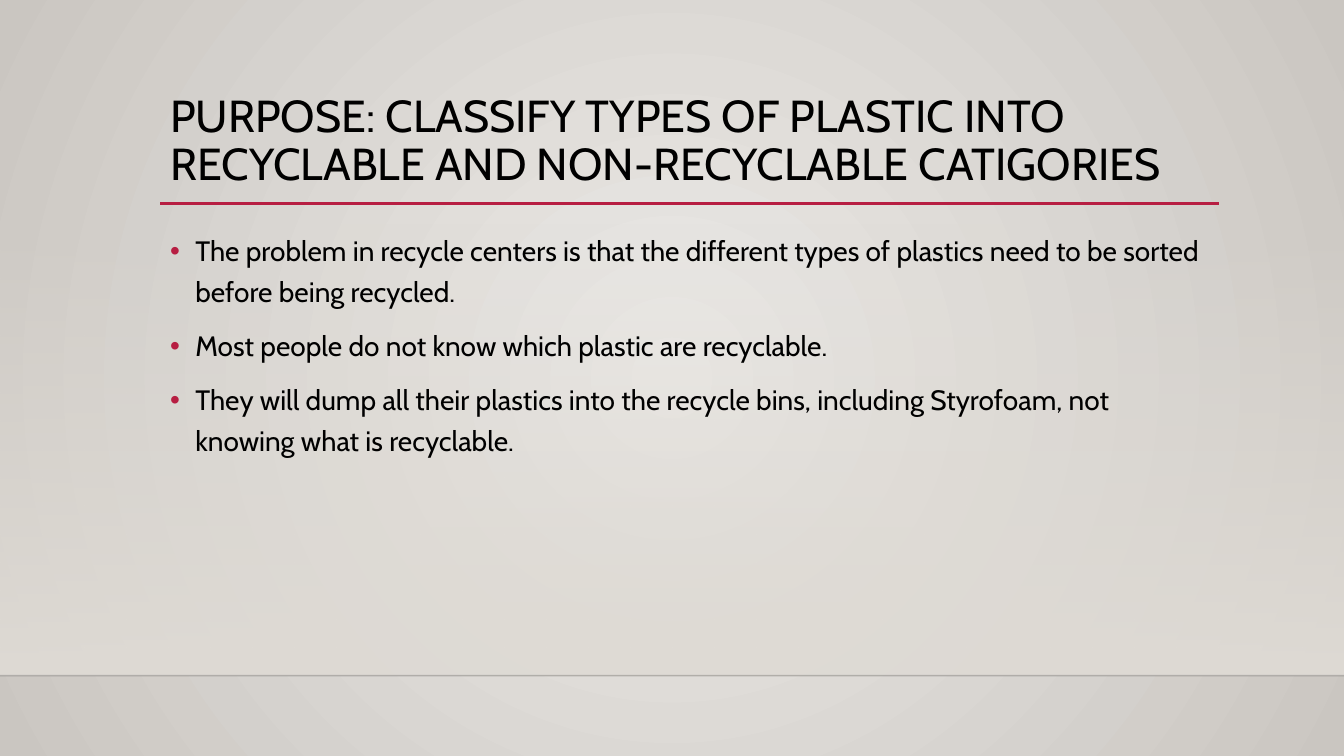
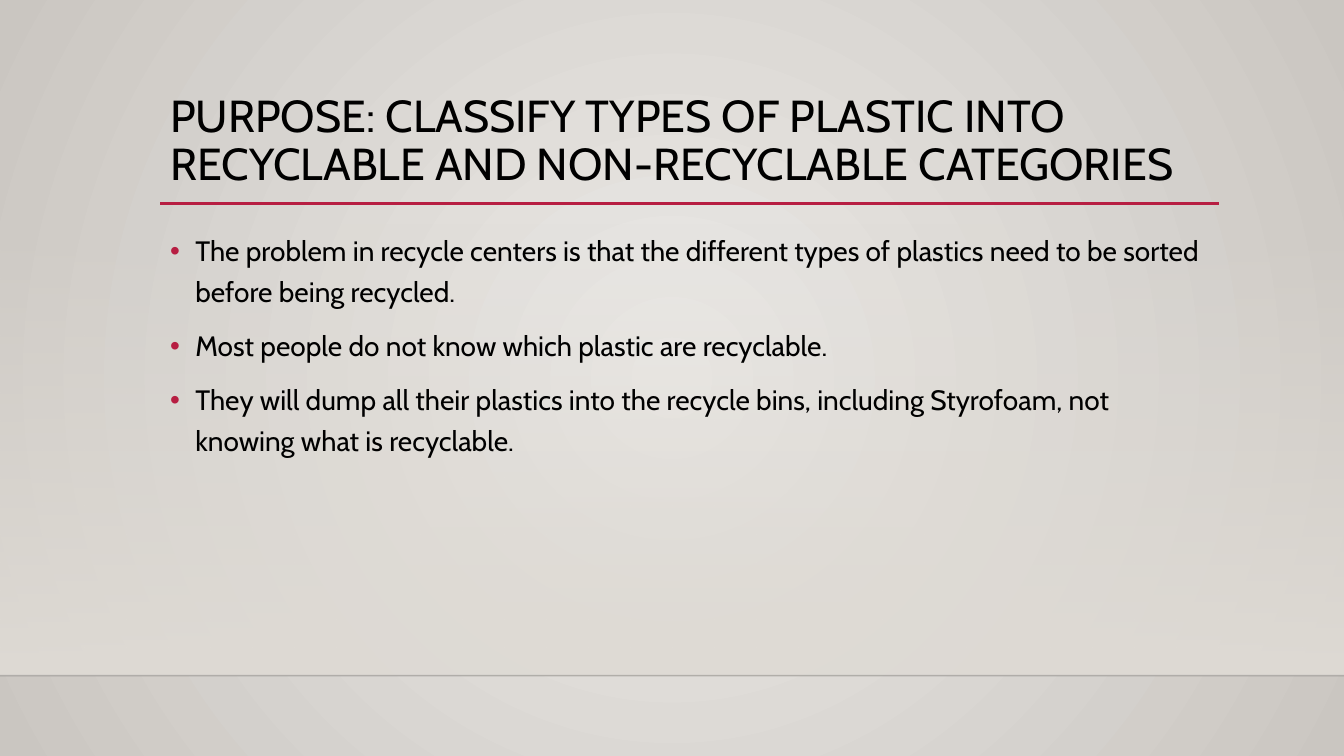
Before and after one commit to dmulder/CS6470_final, a slide deck: slide 2 of Final Project.pptx. Drawn at 1344x756 pixels with LibreOffice and Linux fonts; fonts in the diff are those of the drawing; background and template pictures are left out. Boxes give left, top, right and bottom in pixels: in the first picture for what was removed or moved away, otherwise in the second. Text is boxed around its words. In the diff, an @@ line names an element or a change of style, - is before the commit and + after.

```diff
--- a/Final Project.pptx
+++ b/Final Project.pptx
@@ title at bbox=[170, 100, 1173, 181]: text changed @@
-PURPOSE: CLASSIFY TYPES OF PLASTIC INTO RECYCLABLE AND NON-RECYCLABLE CATIGORIES
+PURPOSE: CLASSIFY TYPES OF PLASTIC INTO RECYCLABLE AND NON-RECYCLABLE CATEGORIES
```
Also in this commit, not shown: 1 other slide changed, 2 slides added.
